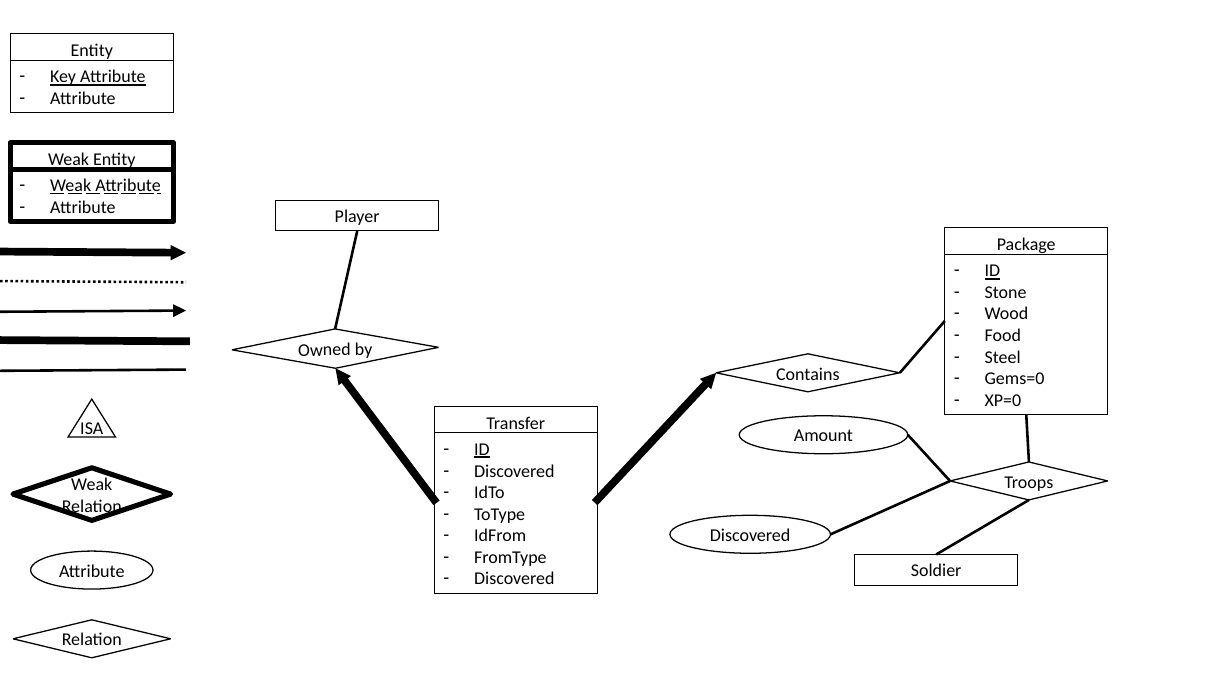
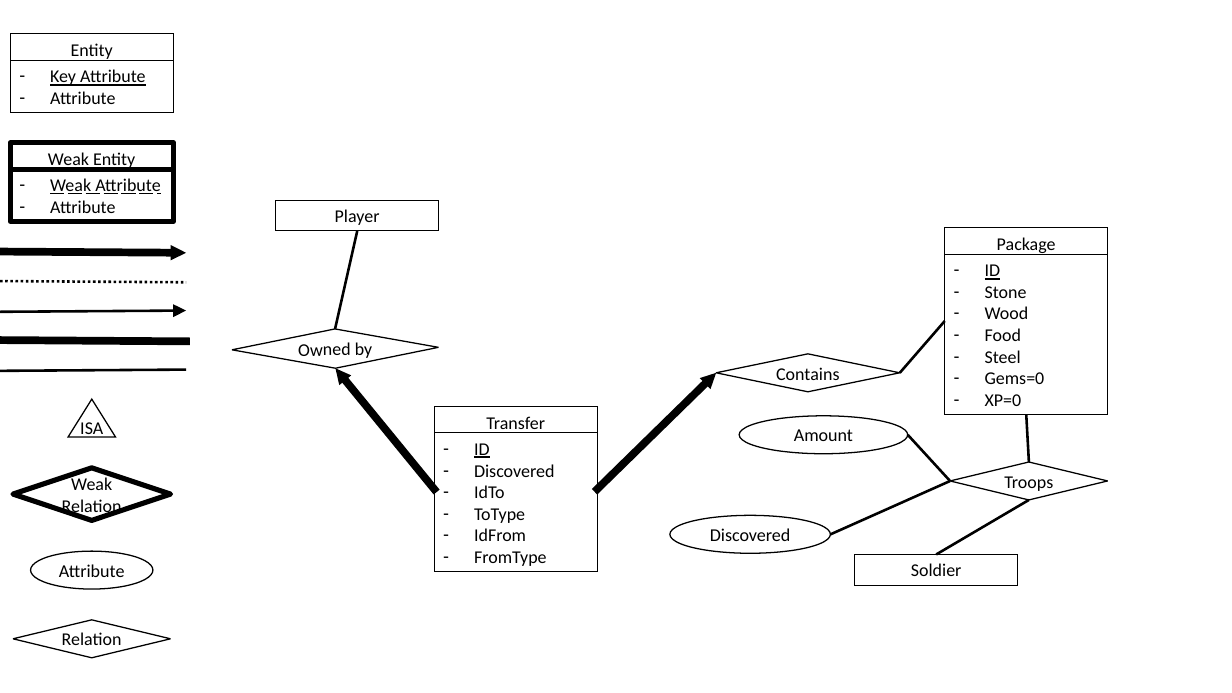
Before and after one commit to JeCheeseSmith/Clash-of-ppdb-s, a slide deck: slide 3 of documentation/database/ER-Diagram.pptx. Drawn at 1232x693 pixels with LibreOffice and Linux fonts; fonts in the diff are those of the drawing; background and template pictures are left out. Boxes give left, top, right and bottom in pixels: in the first picture for what was removed or moved away, otherwise in the second. Text is boxed around its words. In the diff, an @@ line names an element or a change of style, - is before the commit and + after.

```diff
--- a/documentation/database/ER-Diagram.pptx
+++ b/documentation/database/ER-Diagram.pptx
@@ arrow moved from (434, 500) - (335, 369) to (434, 489) - (335, 369) @@
@@ arrow moved from (597, 500) - (716, 373) to (597, 489) - (716, 373) @@
@@ rectangle "ID": place and size @@
-rectangle "ID" at (434, 433, 598, 593)
+rectangle "ID" at (434, 433, 598, 572)
@@ text in rectangle at (474, 571, 554, 584): paragraph removed @@
-– Discovered
```
Also in this commit, not shown: 2 other slides changed, 2 other files.
